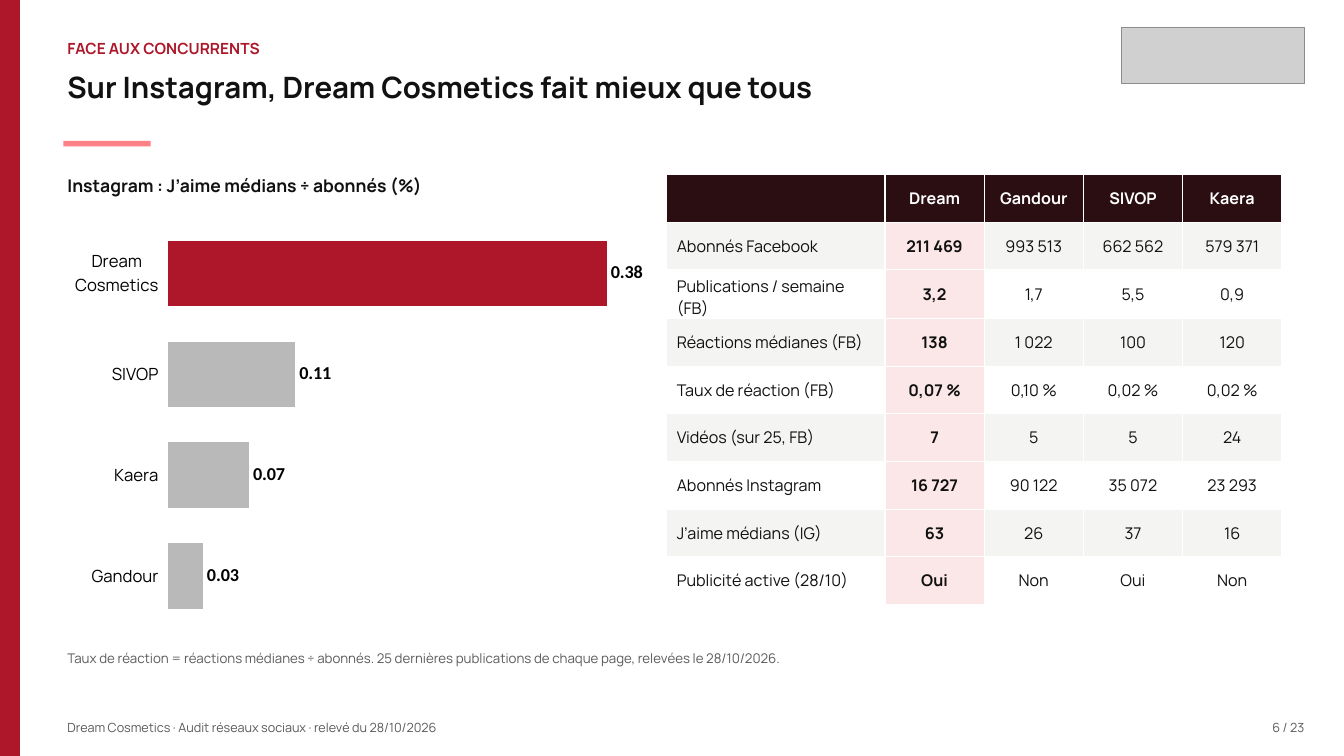
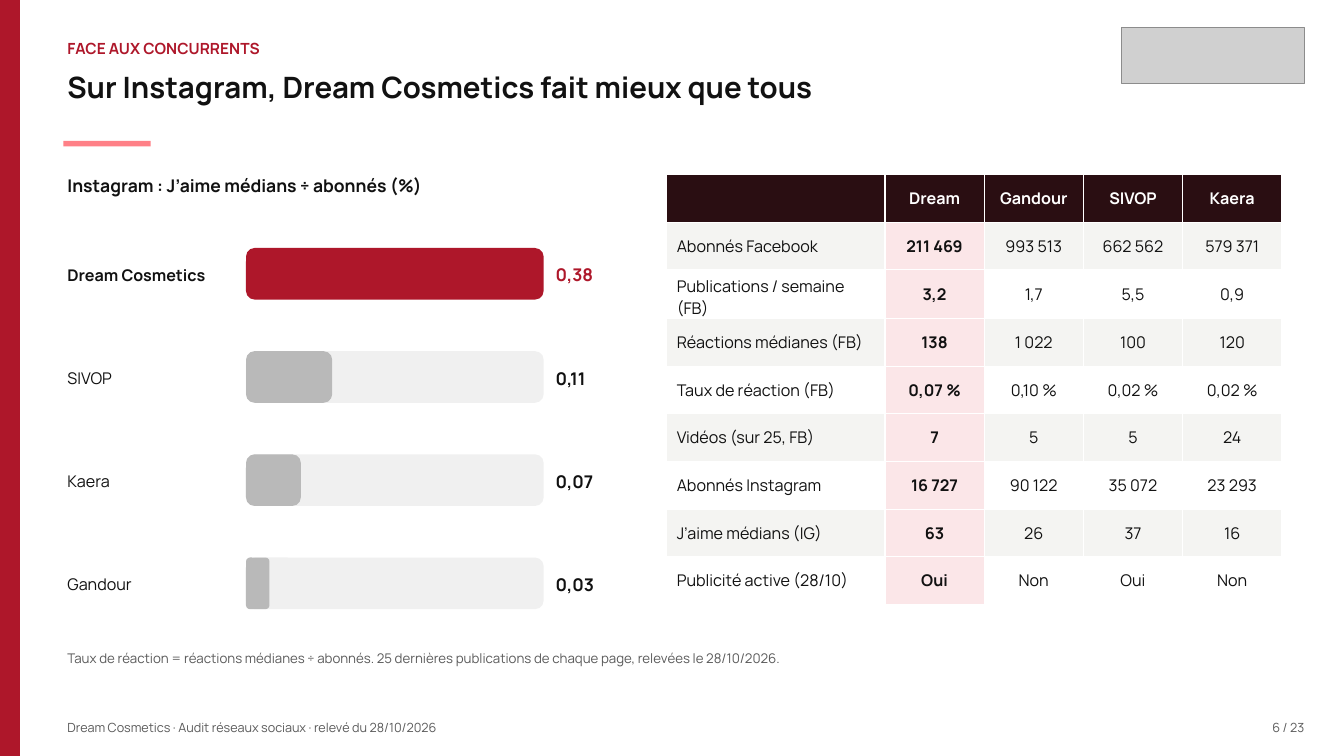
Before and after one commit to leslita06/fatima-unifood-fictif, a slide deck: slide 6 of tmp-tj/261028_dream-cosmetics_audit-reseaux-sociaux_v2.pptx. Drawn at 1344x756 pixels with LibreOffice and Linux fonts; fonts in the diff are those of the drawing; grey boxes stand for pictures. Boxes give left, top, right and bottom in pixels: in the first picture for what was removed or moved away, otherwise in the second. Text is boxed around its words. In the diff, an @@ line names an element or a change of style, - is before the commit and + after.

```diff
--- a/tmp-tj/261028_dream-cosmetics_audit-reseaux-sociaux_v2.pptx
+++ b/tmp-tj/261028_dream-cosmetics_audit-reseaux-sociaux_v2.pptx
@@ bar chart removed at <box>64,215,643,635</box> @@
-categories: Gandour, Kaera, SIVOP, Dream Cosmetics
-Series 1: 0.03, 0.07, 0.11, 0.38
@@ text added at <box>67,269,206,282</box>, 11.5 pt, text #111111, bold @@
+Dream Cosmetics
@@ rounded rectangle added at <box>246,248,543,299</box>, fill #AE172A @@
@@ text added at <box>556,268,594,284</box>, 12.5 pt, text #AE172A, bold @@
+0,38
@@ rounded rectangle added at <box>246,351,543,402</box>, fill #F0F0F0 @@
@@ rounded rectangle added at <box>246,351,332,402</box>, fill #B9B9B9 @@
@@ text added at <box>67,372,111,385</box>, 11.5 pt, text #111111 @@
+SIVOP
@@ text added at <box>556,372,586,388</box>, 12.5 pt, text #111111, bold @@
+0,11
@@ text added at <box>67,475,109,488</box>, 11.5 pt, text #111111 @@
+Kaera
@@ rounded rectangle added at <box>246,455,543,506</box>, fill #F0F0F0 @@
@@ rounded rectangle added at <box>246,455,300,506</box>, fill #B9B9B9 @@
@@ text added at <box>556,475,594,491</box>, 12.5 pt, text #111111, bold @@
+0,07
@@ rounded rectangle added at <box>246,558,543,609</box>, fill #F0F0F0 @@
@@ rounded rectangle added at <box>246,558,269,609</box>, fill #B9B9B9 @@
@@ text added at <box>67,578,131,591</box>, 11.5 pt, text #111111 @@
+Gandour
@@ text added at <box>556,578,594,594</box>, 12.5 pt, text #111111, bold @@
+0,03
```
Also in this commit, not shown: 1 other slide changed.
